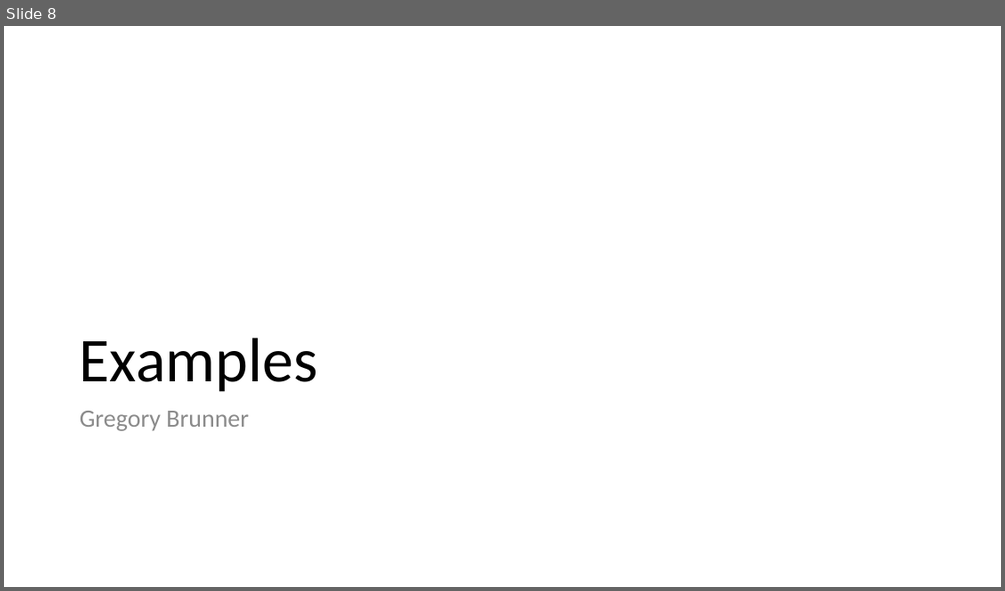
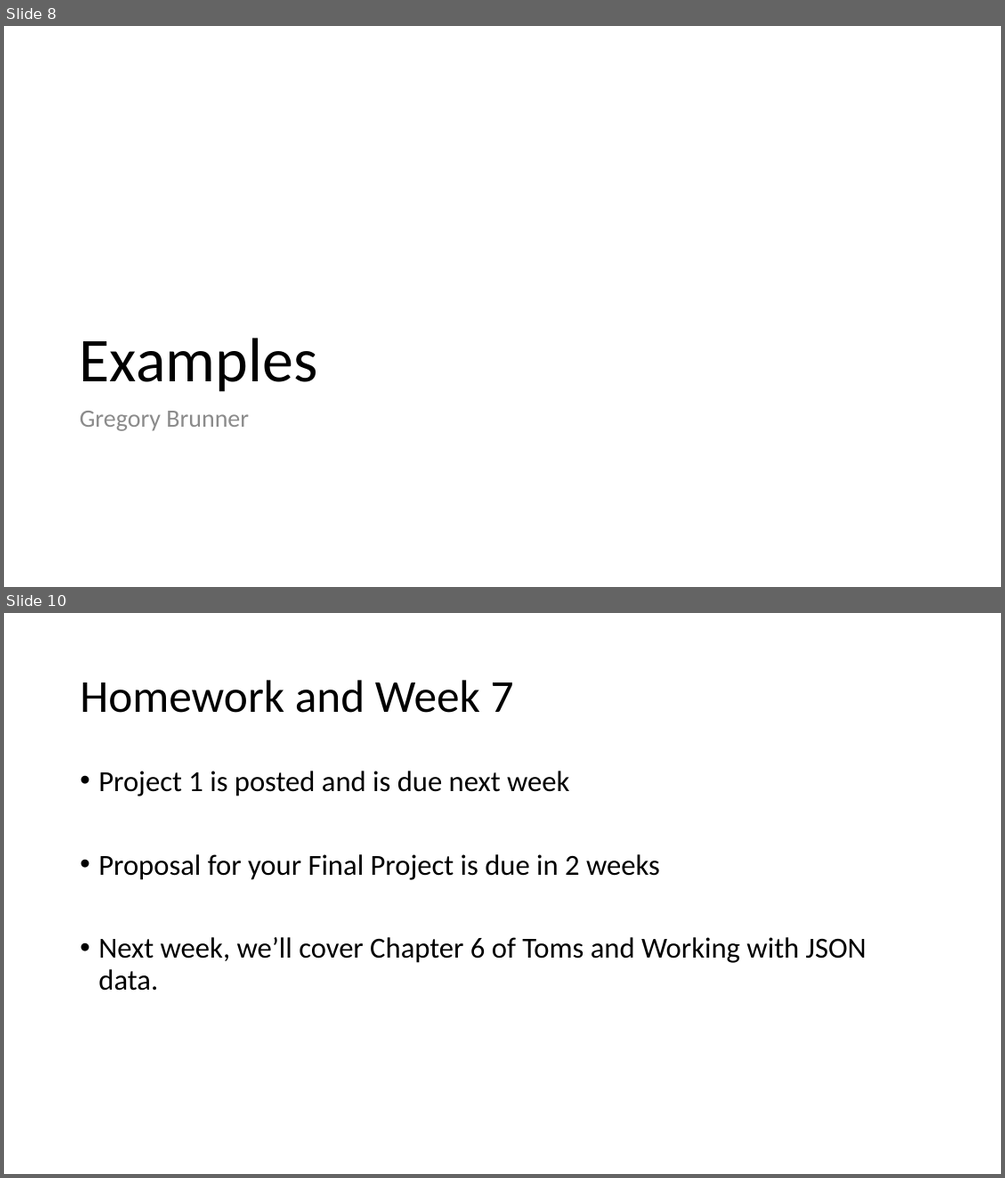
Before and after one commit to gbrunner/programming-for-gis-and-rs, a slide deck: Week_6/cursor_lecture.pptx. Shown one above the other, each under a label of ours: slide 8 before the commit, slides 8 and 10 after it; the slides between them are not shown. The pictures are 1005x591 and 1005x1178 pixels, drawn with LibreOffice and Linux fonts; fonts in the diff are those of the drawing. Boxes give left, top, right and bottom in pixels: in the first picture for what was removed or moved away, otherwise in the second. Text is boxed around its words. In the diff, an @@ line names an element or a change of style, - is before the commit and + after.

```diff
--- a/Week_6/cursor_lecture.pptx
+++ b/Week_6/cursor_lecture.pptx
@@ slide 10 added at <box>4,613,1001,1174</box>, background #FFFFFF @@
@@ title added at <box>80,680,514,713</box>, 44 pt, text #000000 @@
+Homework and Week 7
@@ text added at <box>98,771,866,990</box>, 28 pt, text #000000 @@
+• Project 1 is posted and is due next week
+• Proposal for your Final Project is due in 2 weeks
+• Next week, we’ll cover Chapter 6 of Toms and Working with JSON data.
```
Also in this commit, not shown: 1 other slide added.
